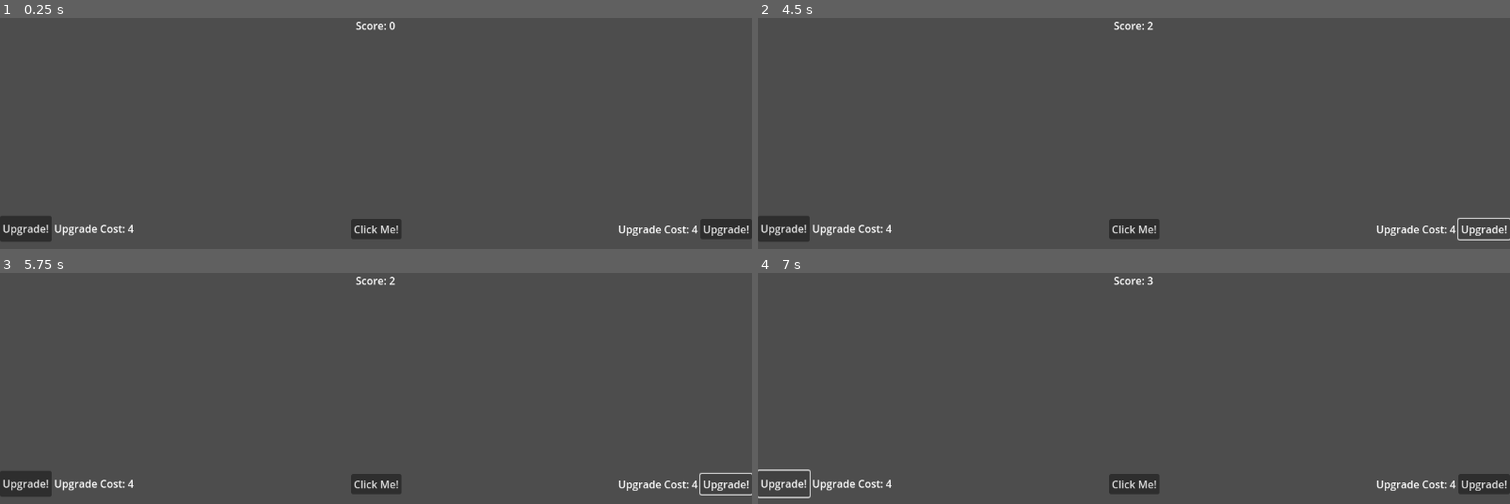
Above: before the commit, frames 1-4 (two rows, left to right).
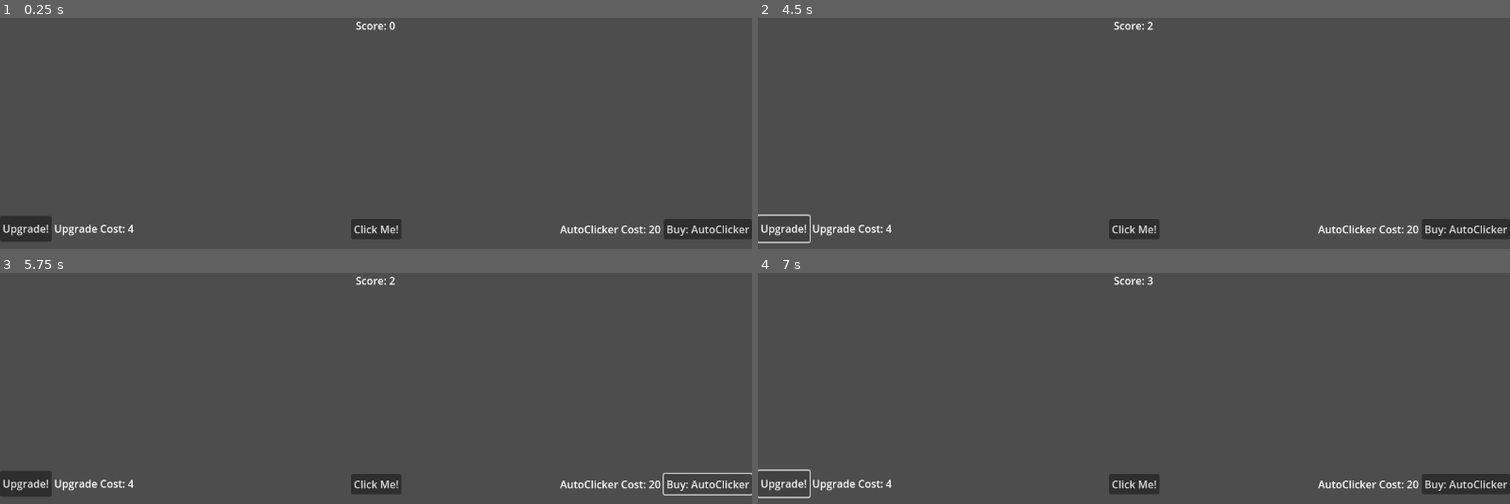
Above: after the commit, the same moments.

Repository: KeatenJo/PirateClicker
Game: Godot game, scene res://main.tscn
Same seed, same stepped clock (60 frames per second), same inputs: the game is played once before the commit and once after it.
Inputs:
- Up to frame 1 (0.25 s): no input
- Up to frame 2 (4.5 s): click "Click Me!" at 0.5 s; click "Upgrade!" at 1.25 s; click "Upgrade!" (after the commit: "Buy: AutoClicker") at 2 s; click "Click Me!" at 2.75 s; click "Upgrade!" at 3.5 s; click "Upgrade!" at 4.25 s
- Up to frame 3 (5.75 s): click "Upgrade!" (after the commit: "Buy: AutoClicker") at 5 s
- Up to frame 4 (7 s): click "Click Me!" at 5.75 s; click "Upgrade!" at 6.5 s

The runs differ from the first frame. In frame 1, 0.8% of the frame differs, in the area x 74-100%, y 86-96%; in frame 2, 1.1%, in the area x 0-100%, y 84-98%; in frame 3, 0.6%; in frame 4, 0.8%.

Commit message:
Implemented Simple Autoclicker

Diff:
--- a/main.gd
+++ b/main.gd
@@ -3,20 +3,27 @@
 var score: int = 0
 var upgradeCost: int = 4
 var buttonPayout = 1
+var autoClickerCost: int = 20
+var isAutoClicker: bool = false
+var isAutoClicking: bool = false
 
 @onready var score_label: Label = $CanvasLayer/ScoreLabel
 @onready var click_button: Button = $CanvasLayer/ClickButton
 @onready var upgrade_button: Button = $CanvasLayer/UpgradeContainer/UpgradeButton
 @onready var upgrade_cost_label: Label = $CanvasLayer/UpgradeContainer/UpgradeCostLabel
+@onready var auto_clicker_label: Label = $CanvasLayer/AutoClickerContainer/AutoclickerCostLabel
+@onready var auto_clicker_button: Button = $CanvasLayer/AutoClickerContainer/AutoClickerButton
 
 func _ready() -> void:
 	click_button.pressed.connect(_on_click_button_pressed)
 	upgrade_button.pressed.connect(upgrade_button_payout)
+	auto_clicker_button.pressed.connect(auto_clicker_button_pressed)
 	update_score_label()
+
 
 func _on_click_button_pressed() -> void:
 	score += buttonPayout
-	animate_button_click()
+	animate_button_click(click_button)
 	update_score_label()
 
 func update_score_label() -> void:
@@ -26,16 +33,53 @@
 func update_cost_label() -> void:
 	upgrade_cost_label.text = "Upgrade Cost: %d" % upgradeCost
 
-func animate_button_click() -> void:
+func update_auto_clicker_label() -> void:
+	auto_clicker_label.text = "Sold Out!"
+
+func animate_button_click(button) -> void:
 	var tween := create_tween()
-	tween.tween_property(click_button, "scale", Vector2(1.2, 1.2), 0.08).set_trans(Tween.TRANS_ELASTIC).set_ease(Tween.EASE_OUT)
-	tween.tween_property(click_button, "scale", Vector2(1.0, 1.0), 0.15).set_trans(Tween.TRANS_BOUNCE).set_ease(Tween.EASE_OUT)
+	tween.tween_property(button, "scale", Vector2(1.2, 1.2), 0.08).set_trans(Tween.TRANS_ELASTIC).set_ease(Tween.EASE_OUT)
+	tween.tween_property(button, "scale", Vector2(1.0, 1.0), 0.15).set_trans(Tween.TRANS_BOUNCE).set_ease(Tween.EASE_OUT)
 
 func upgrade_button_payout() -> void:
 	if score >= upgradeCost:
 		score -= upgradeCost
 		buttonPayout *= 2
 		upgradeCost *= 4
+		update_score_label()
+		update_cost_label()
+		animate_button_click(upgrade_button)
 
-	update_score_label()
-	update_cost_label()
+func auto_clicker_button_pressed() -> void:
+	if score >= autoClickerCost and isAutoClicker != true:
+		score -= autoClickerCost
+		isAutoClicker = true
+		autoClickerCost *= 2
+		update_score_label()
+		update_auto_clicker_label()
+		start_autoclicking()
+		animate_button_click(auto_clicker_button)
+
+func start_autoclicking() -> void:
+	# Start a repeating timer to click automatically every second
+	var auto_timer := Timer.new()
+	auto_timer.wait_time = 0.5
+	auto_timer.autostart = true
+	auto_timer.one_shot = false
+	auto_timer.timeout.connect(_on_auto_click)
+	add_child(auto_timer)
+	auto_timer.start()
+
+func _on_auto_click() -> void:
+	if isAutoClicking:
+		score += buttonPayout
+		animate_button_click(click_button)
+		update_score_label()
+
+func _on_click_button_mouse_entered():
+	if isAutoClicker == true:
+		isAutoClicking = true
+
+func _on_click_button_mouse_exited():
+	if isAutoClicker == true:
+		isAutoClicking = false
--- a/main.tscn
+++ b/main.tscn
@@ -1,6 +1,34 @@
-[gd_scene load_steps=2 format=3 uid="uid://gtxcfyx02y2i"]
+[gd_scene load_steps=4 format=3 uid="uid://gtxcfyx02y2i"]
 
 [ext_resource type="Script" path="res://main.gd" id="1_lgf7p"]
+
+[sub_resource type="GDScript" id="GDScript_v0277"]
+script/source = "extends Button
+
+
+# Called when the node enters the scene tree for the first time.
+func _ready():
+	pass # Replace with function body.
+
+
+# Called every frame. 'delta' is the elapsed time since the previous frame.
+func _process(delta):
+	pass
+"
+
+[sub_resource type="GDScript" id="GDScript_cngw8"]
+script/source = "extends Button
+
+
+# Called when the node enters the scene tree for the first time.
+func _ready():
+	pass # Replace with function body.
+
+
+# Called every frame. 'delta' is the elapsed time since the previous frame.
+func _process(delta):
+	pass
+"
 
 [node name="Main" type="Node2D"]
 script = ExtResource("1_lgf7p")
@@ -21,6 +49,7 @@
 grow_vertical = 2
 action_mode = 0
 text = "Click Me!"
+script = SubResource("GDScript_v0277")
 
 [node name="ScoreLabel" type="Label" parent="CanvasLayer"]
 anchors_preset = 10
@@ -61,8 +90,12 @@
 
 [node name="AutoclickerCostLabel" type="Label" parent="CanvasLayer/AutoClickerContainer"]
 layout_mode = 2
-text = "Upgrade Cost: 4"
+text = "AutoClicker Cost: 20"
 
 [node name="AutoClickerButton" type="Button" parent="CanvasLayer/AutoClickerContainer"]
 layout_mode = 2
-text = "Upgrade!"
+text = "Buy: AutoClicker"
+script = SubResource("GDScript_cngw8")
+
+[connection signal="mouse_entered" from="CanvasLayer/ClickButton" to="." method="_on_click_button_mouse_entered"]
+[connection signal="mouse_exited" from="CanvasLayer/ClickButton" to="." method="_on_click_button_mouse_exited"]
